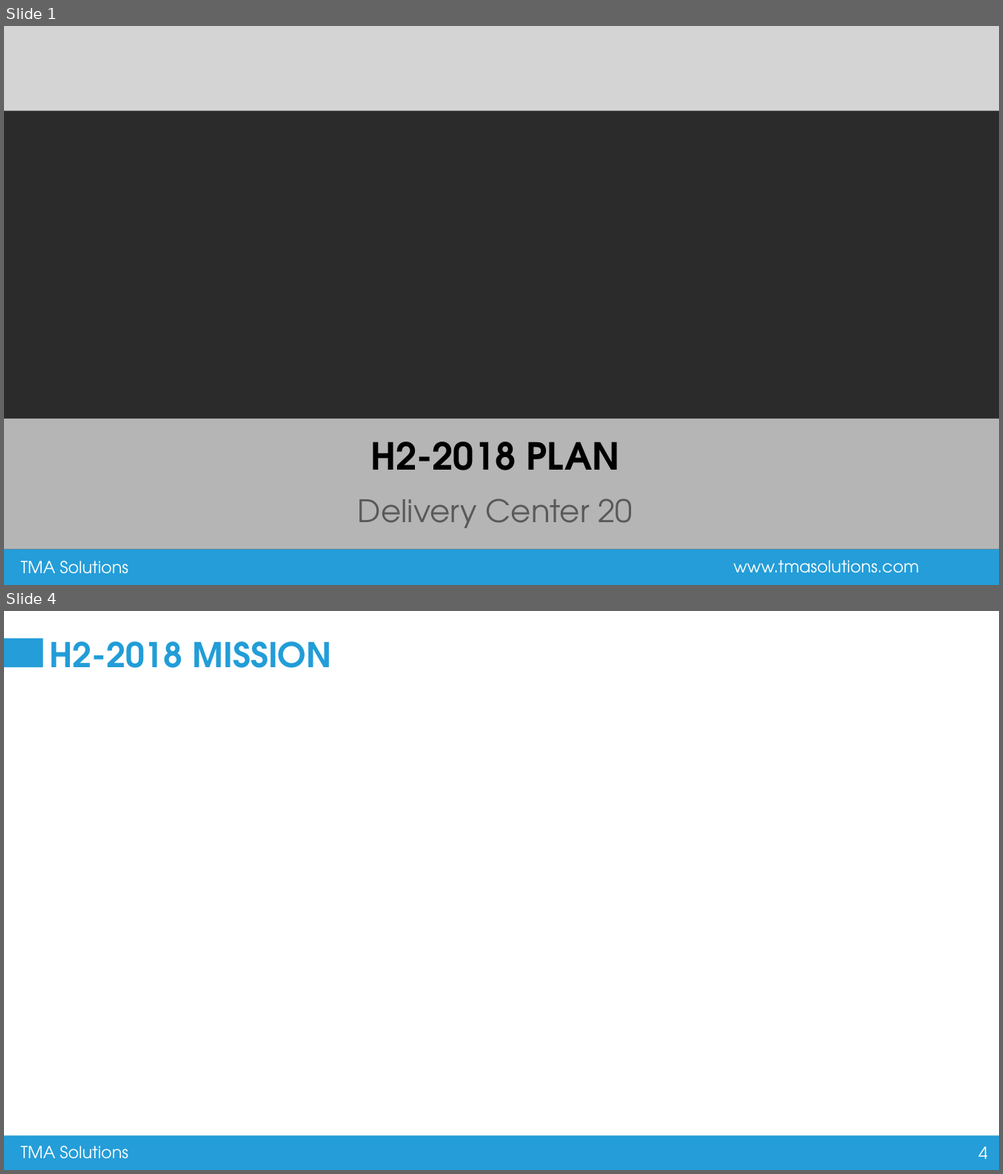
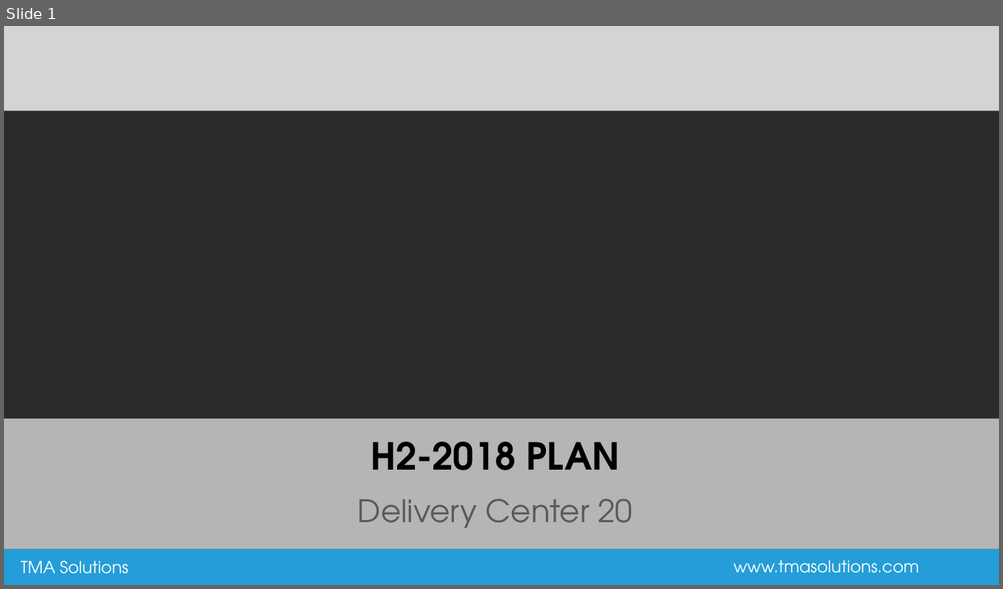
Before and after one commit to thonghv/Intership, a slide deck: _nhandt/TMA_Template.pptx. Shown one above the other, each under a label of ours: slides 1 and 4 before the commit, slide 1 after it; the slides between them are not shown. The pictures are 1003x1174 and 1003x589 pixels, drawn with LibreOffice and Linux fonts; fonts in the diff are those of the drawing; background and template pictures are left out; a plain dark background stands for a picture behind light text. Boxes give left, top, right and bottom in pixels: in the first picture for what was removed or moved away, otherwise in the second. Text is boxed around its words. In the diff, an @@ line names an element or a change of style, - is before the commit and + after.

```diff
--- a/_nhandt/TMA_Template.pptx
+++ b/_nhandt/TMA_Template.pptx
@@ slide 4 removed at (x1=4, y1=611, x2=999, y2=1170), background #FFFFFF; not listed: 3 template elements that a slide beside it also shows @@
@@ rectangle removed at (x1=4, y1=638, x2=42, y2=668) @@
@@ title removed at (x1=50, y1=641, x2=332, y2=668) @@
-H2-2018 MISSION
```
Also in this commit, not shown: 1 slide changed, 4 slides added, 1 other slide removed.
